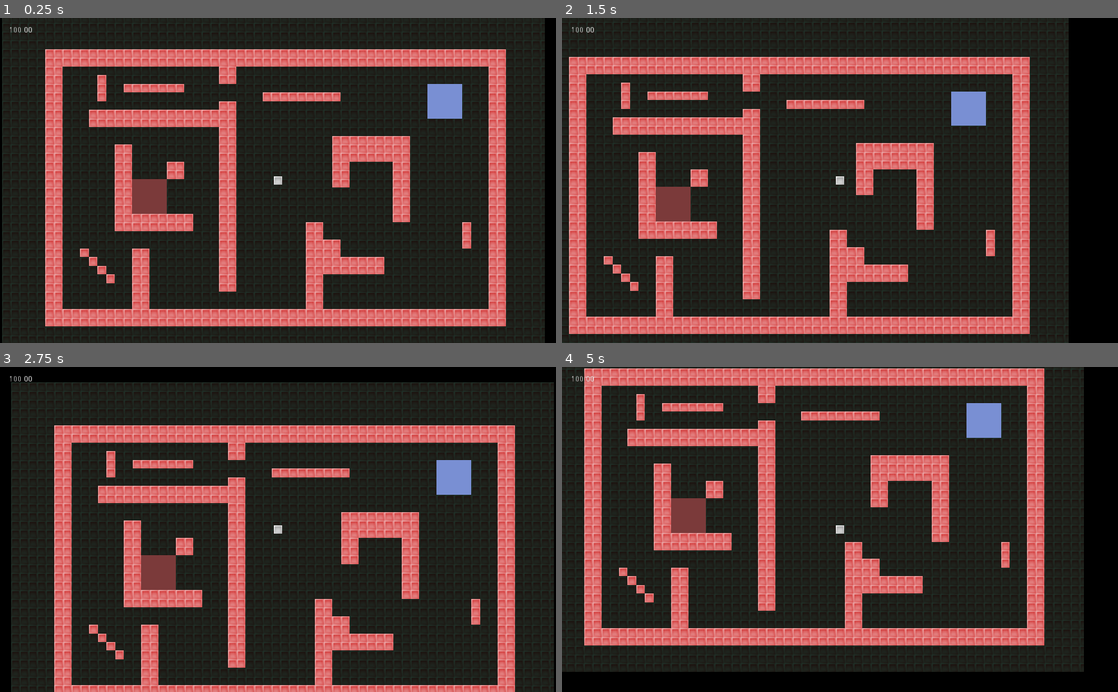
Above: before the commit, frames 1-4 (two rows, left to right).
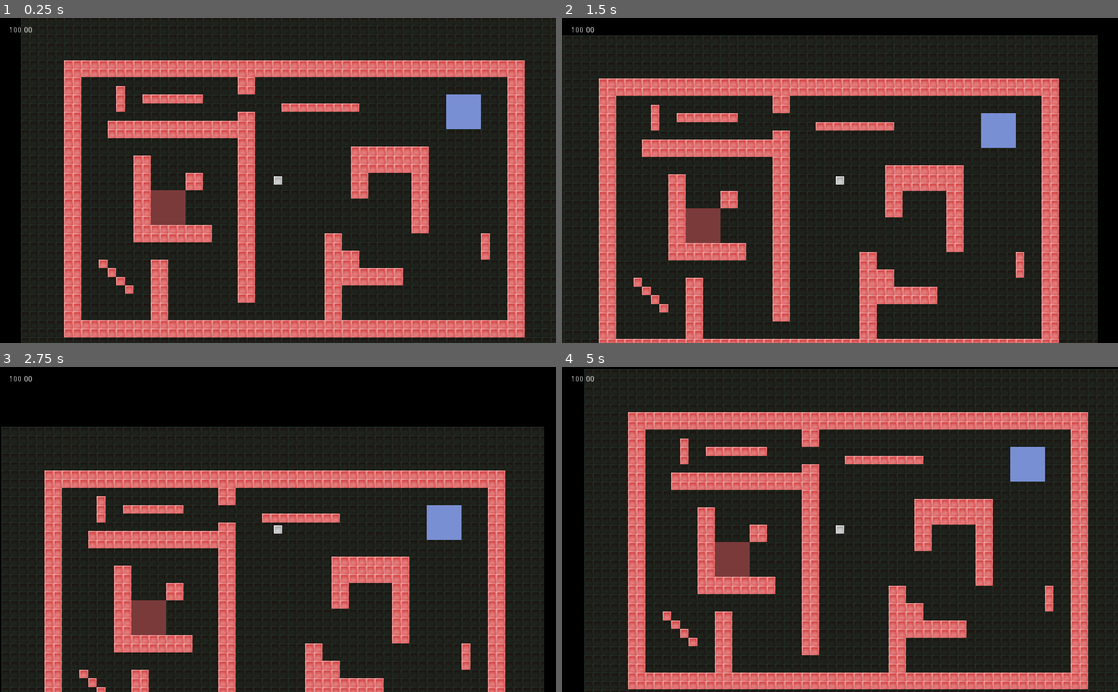
Above: after the commit, the same moments.

Repository: ManFabv/UNL-Godot-PVJ3-Actividad-2
Game: Godot game, scene res://main.tscn
Two runs of this game, one before a commit and one after it. Both use one fixed random seed, a clock stepped at 60 frames per second and the inputs below.
Inputs (mouse positions are in pixels of both pictures, inside the frame that each line leads up to):
- Up to frame 1 (0.25 s): no input
- Up to frame 2 (1.5 s): move the mouse to (962, 164) at 0.52 s; press the mouse at (962, 164) at 0.53 s; hold Right (move_right) 0.53-1.28 s; move the mouse to (728, 196) at 1.27 s; release the mouse at (728, 196) at 1.28 s; hold Left (move_left) from 1.28 s (still down); click (728, 196) at 1.35 s
- Up to frame 3 (2.75 s): move the mouse to (333, 458) at 2.02 s; release Left (move_left) at 2.03 s; hold Right (move_right) from 2.03 s (still down); hold Down (move_bottom) from 2.03 s (still down); click (333, 458) at 2.3 s
- Up to frame 4 (5 s): move the mouse to (812, 594) at 2.77 s; release Right (move_right) at 2.78 s; release Down (move_bottom) at 2.78 s; hold Up (move_up) 2.78-3.53 s; click (812, 594) at 2.85 s; move the mouse to (1006, 578) at 3.52 s; press the mouse at (1006, 578) at 3.53 s; hold Left (move_left) from 3.53 s (still down); move the mouse to (673, 480) at 4.27 s; release the mouse at (673, 480) at 4.28 s; tap Down (move_bottom) at 4.35 s; click (673, 480) at 4.55 s

The runs differ from the first frame. In frame 1, 45% of the frame differs, in the area x 0-100%, y 0-100%; in frame 2, 51%; in frame 3, 48%; in frame 4, 54%.

Commit message:
Created mouse movement

Diff:
--- a/main.tscn
+++ b/main.tscn
@@ -5,7 +5,7 @@
 [ext_resource path="res://player/player.tscn" type="PackedScene" id=3]
 [ext_resource path="res://HUD/hud.gd" type="Script" id=4]
 [ext_resource path="res://levels/obstacle.png" type="Texture" id=5]
-[ext_resource path="res://player/player_click_to_move.gd" type="Script" id=6]
+[ext_resource path="res://player/player_mouse_move.gd" type="Script" id=6]
 
 [node name="main" type="Node2D"]
 __meta__ = {
--- /dev/null
+++ b/player/player_mouse_move.gd
@@ -0,0 +1,59 @@
+extends KinematicBody2D
+
+export (float) var SPEED = 160
+export (float) var MAX_HEALTH = 100
+export (float) var REACH_DESTINATION_THRESHOLD = 3
+
+onready var health = MAX_HEALTH
+
+var dead = false
+var destination : Vector2 = Vector2()
+var reached_destination : bool = true
+
+signal health_change
+signal im_dead
+
+func _ready():
+	emit_signal("health_change",health)
+
+
+func _physics_process(_delta):
+	destination = get_global_mouse_position()
+
+	check_if_reached_destination()
+
+	if (!reached_destination):
+		var motion = Vector2()
+		var velocity = Vector2()
+
+		velocity = click_to_move(motion)
+		# warning-ignore:return_value_discarded
+		move_and_slide(velocity)
+
+
+func check_if_reached_destination() -> void:
+	if(destination.distance_to(position) < REACH_DESTINATION_THRESHOLD):
+		reached_destination = true
+	else:
+		reached_destination = false
+
+
+func hurt(amount):
+	health-=amount
+	#esto podría ir en un setter
+	if health <= 0:
+		if !dead:
+			emit_signal("im_dead")
+			dead = true
+			set_physics_process(false)
+		health = 0
+		return
+	elif health > 100:
+		health = 100
+	emit_signal("health_change",health)
+
+
+func click_to_move(movement : Vector2) -> Vector2:
+	movement = position.direction_to(destination) * SPEED
+
+	return movement
